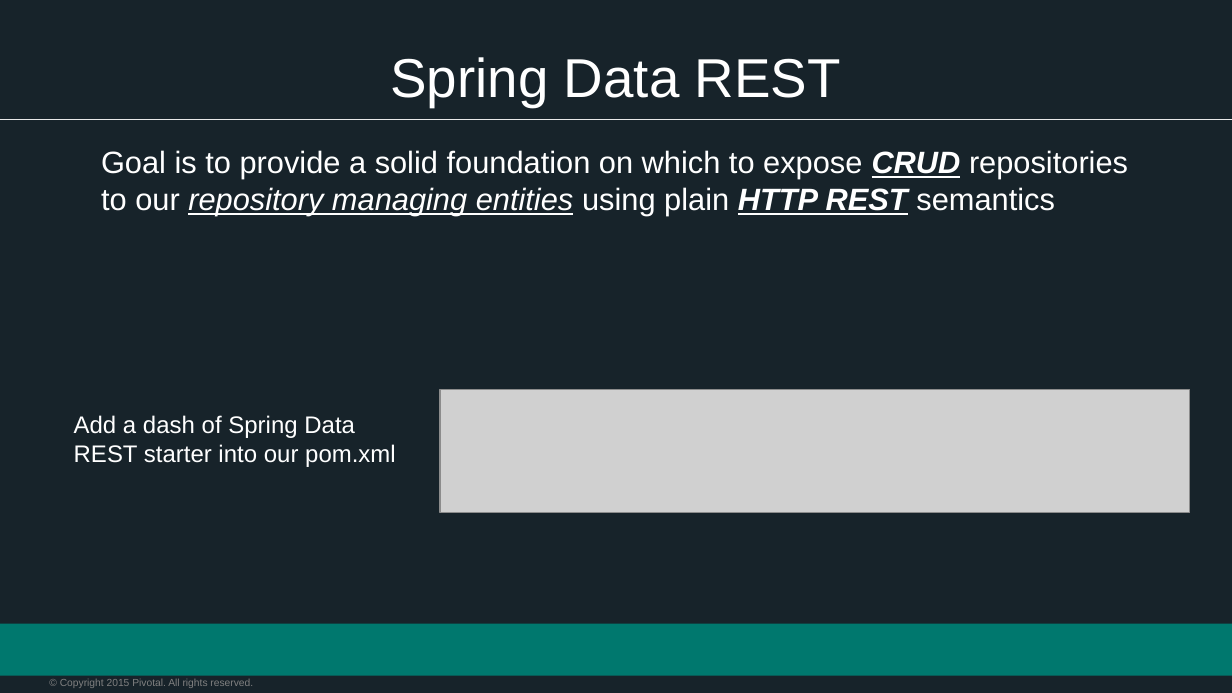
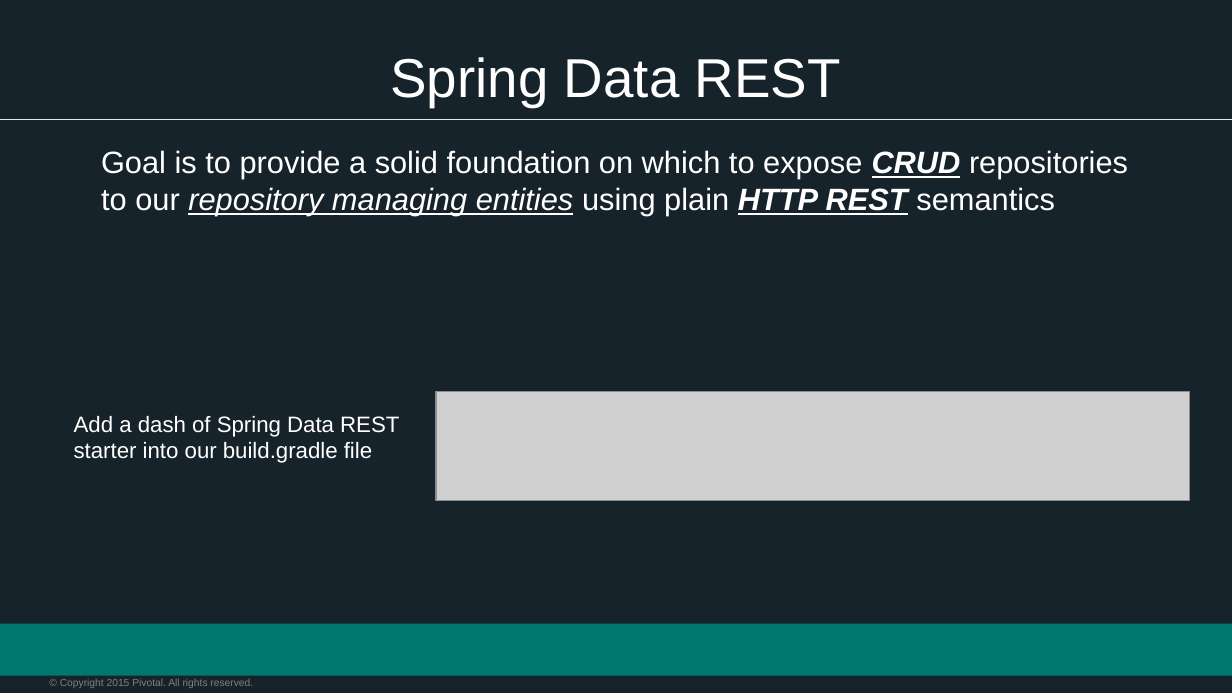
Before and after one commit to vmware-archive/devops-workshop, a slide deck: slide 5 of presentations/102 - Intro to Spring Boot/Session_3_Polyglot_Persist.pptx. Drawn at 1232x693 pixels with LibreOffice and Linux fonts; fonts in the diff are those of the drawing; grey boxes stand for pictures; background and template pictures are left out. Boxes give left, top, right and bottom in pixels: in the first picture for what was removed or moved away, otherwise in the second. Text is boxed around its words. In the diff, an @@ line names an element or a change of style, - is before the commit and + after.

Commit message:
Gradle-ize examples in slide decks for Spring Boot

```diff
--- a/presentations/102 - Intro to Spring Boot/Session_3_Polyglot_Persist.pptx
+++ b/presentations/102 - Intro to Spring Boot/Session_3_Polyglot_Persist.pptx
@@ text at bbox=[74, 416, 399, 463]: text changed; size 14 to 12.9 pt @@
-Add a dash of Spring Data REST starter into our pom.xml
+Add a dash of Spring Data REST starter into our build.gradle file
@@ picture: place and size @@
-picture at bbox=[440, 389, 1189, 513]
+picture at bbox=[436, 392, 1190, 501]
```
Also in this commit, not shown: 2 other slides changed, 1 other file.
